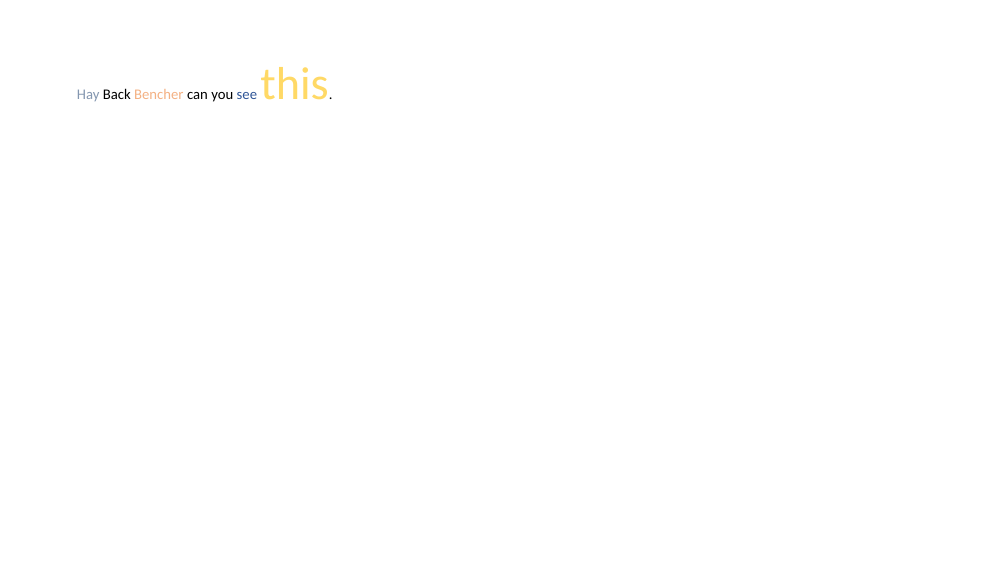
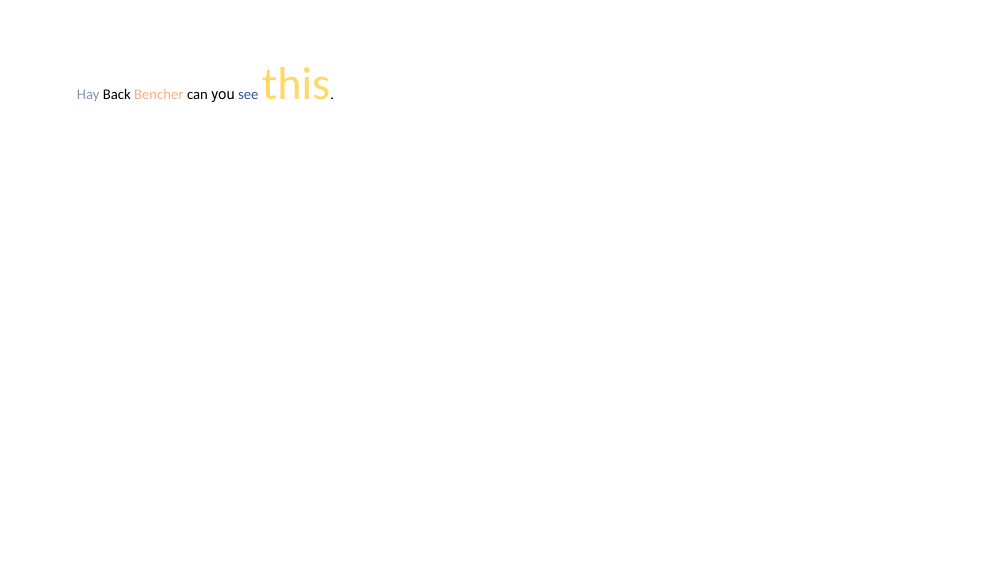
Before and after one commit to tushartushar/slideQ, a slide deck: slide 4 of SlideQTests/TestFile/SlideQTestCount.pptx. Drawn at 1008x567 pixels with LibreOffice and Linux fonts; fonts in the diff are those of the drawing. Boxes give left, top, right and bottom in pixels: in the first picture for what was removed or moved away, otherwise in the second. Text is boxed around its words. In the diff, an @@ line names an element or a change of style, - is before the commit and + after.

```diff
--- a/SlideQTests/TestFile/SlideQTestCount.pptx
+++ b/SlideQTests/TestFile/SlideQTestCount.pptx
@@ title "Hay Back Bencher can you ..." at (x1=77, y1=67, x2=330, y2=102): font Calibri to Roboto in "you" @@
```
Also in this commit, not shown: 2 slides added, 23 other files.
